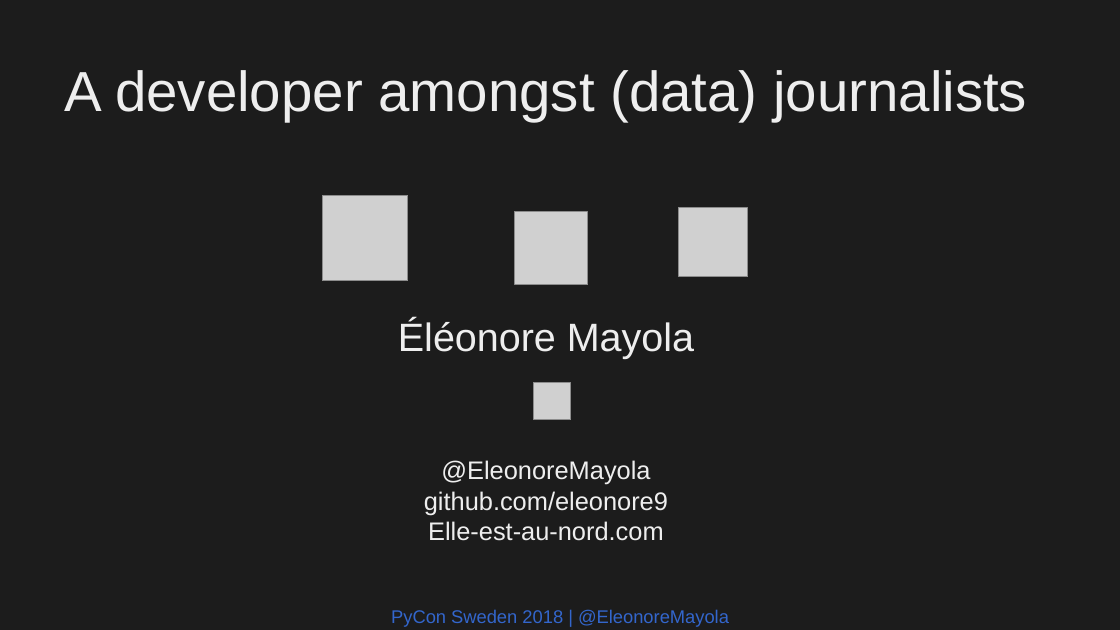
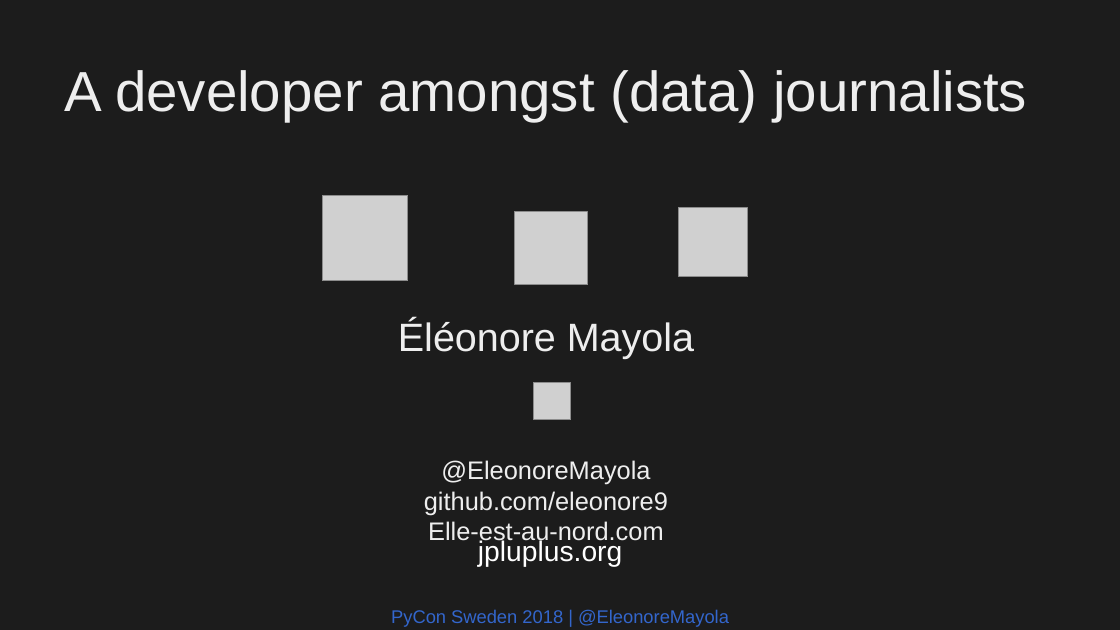
Before and after one commit to Eleonore9/-pyconse18, a slide deck: slide 1 of pyconse2018.odp. Drawn at 1120x630 pixels with LibreOffice and Linux fonts; fonts in the diff are those of the drawing; grey boxes stand for pictures. Boxes give left, top, right and bottom in pixels: in the first picture for what was removed or moved away, otherwise in the second. Text is boxed around its words. In the diff, an @@ line names an element or a change of style, - is before the commit and + after.

```diff
--- a/pyconse2018.odp
+++ b/pyconse2018.odp
@@ text added at box(478, 538, 622, 566), 20 pt, text #FFFFFF @@
+jpluplus.org
```
Also in this commit, not shown: 26 other slides changed, 1 other file.
